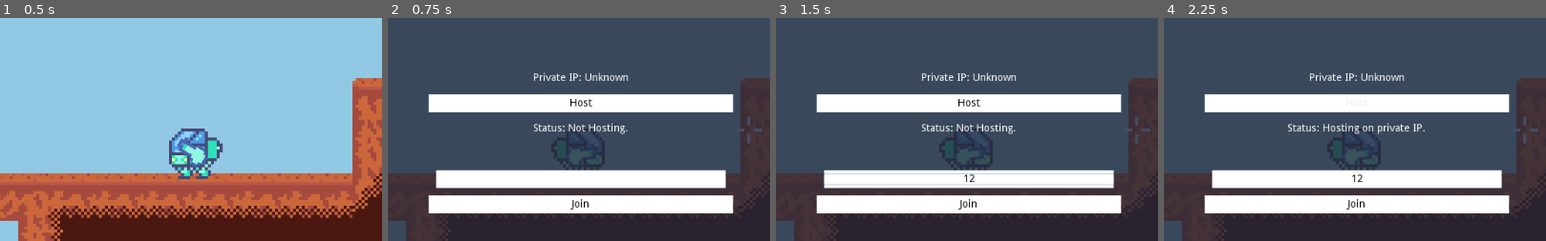
Above: before the commit, frames 1-4 (left to right).
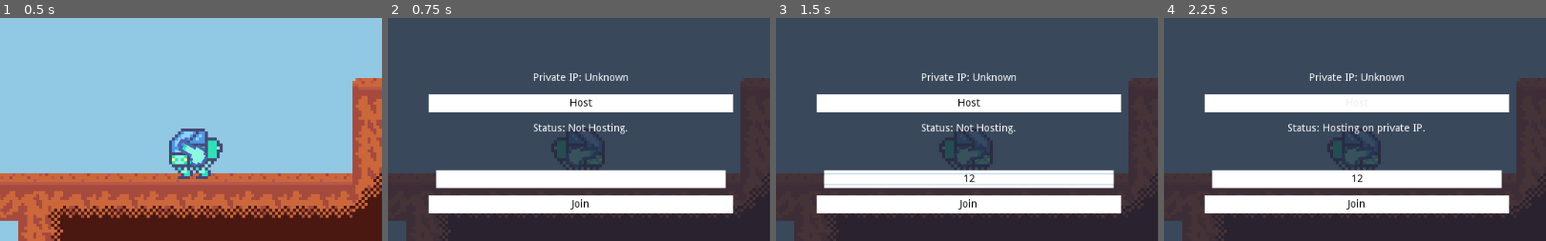
Above: after the commit, the same moments.

Repository: MichaelRRyan/Mecha-Miners
Game: Godot game, scene res://scenes/Gameplay.tscn
Two runs of this game, one before a commit and one after it. Both use one fixed random seed, a clock stepped at 60 frames per second and the inputs below.
Inputs (mouse positions are % of the whole screen's width and height, from its top left):
- Up to frame 1 (0.5 s): no input
- Up to frame 2 (0.75 s): tap Enter at 0.5 s; move the mouse to (72, 45) at 0.52 s; hold D (move_right) from 0.53 s (still down); hold H (toggle_network_panel) from 0.53 s (still down)
- Up to frame 3 (1.5 s): tap W (jump) at 0.77, 0.8, 1.07 s; release D (move_right) at 1.25 s; release H (toggle_network_panel) at 1.25 s; click (50, 56) at 1.27 s; type "12" at 1.35 s
- Up to frame 4 (2.25 s): click "Host" at 2 s
The pictures show only the part of the screen within x 25-75%, y 20-70%; the shares and areas given below are measured in that part.

Frame 1 is identical in both runs. In frame 2, 0.1% of the frame differs, in the area x 92-98%, y 44-57%; in frame 3, 0.1%; in frame 4, 0.1%.

Commit message:
Added basic bullet damage and death on impact with player

Diff:
--- a/project.godot
+++ b/project.godot
@@ -23,17 +23,17 @@
 
 move_left={
 "deadzone": 0.5,
-"events": [ Object(InputEventKey,"resource_local_to_scene":false,"resource_name":"","device":0,"alt":false,"shift":false,"control":false,"meta":false,"command":false,"pressed":false,"scancode":65,"unicode":0,"echo":false,"script":null)
+"events": [ Object(InputEventKey,"resource_local_to_scene":false,"resource_name":"","device":0,"alt":false,"shift":false,"control":false,"meta":false,"command":false,"pressed":false,"scancode":65,"physical_scancode":0,"unicode":0,"echo":false,"script":null)
  ]
 }
 move_right={
 "deadzone": 0.5,
-"events": [ Object(InputEventKey,"resource_local_to_scene":false,"resource_name":"","device":0,"alt":false,"shift":false,"control":false,"meta":false,"command":false,"pressed":false,"scancode":68,"unicode":0,"echo":false,"script":null)
+"events": [ Object(InputEventKey,"resource_local_to_scene":false,"resource_name":"","device":0,"alt":false,"shift":false,"control":false,"meta":false,"command":false,"pressed":false,"scancode":68,"physical_scancode":0,"unicode":0,"echo":false,"script":null)
  ]
 }
 jump={
 "deadzone": 0.5,
-"events": [ Object(InputEventKey,"resource_local_to_scene":false,"resource_name":"","device":0,"alt":false,"shift":false,"control":false,"meta":false,"command":false,"pressed":false,"scancode":87,"unicode":0,"echo":false,"script":null)
+"events": [ Object(InputEventKey,"resource_local_to_scene":false,"resource_name":"","device":0,"alt":false,"shift":false,"control":false,"meta":false,"command":false,"pressed":false,"scancode":87,"physical_scancode":0,"unicode":0,"echo":false,"script":null)
  ]
 }
 shoot={
@@ -43,7 +43,7 @@
 }
 toggle_network_panel={
 "deadzone": 0.5,
-"events": [ Object(InputEventKey,"resource_local_to_scene":false,"resource_name":"","device":0,"alt":false,"shift":false,"control":false,"meta":false,"command":false,"pressed":false,"scancode":72,"unicode":0,"echo":false,"script":null)
+"events": [ Object(InputEventKey,"resource_local_to_scene":false,"resource_name":"","device":0,"alt":false,"shift":false,"control":false,"meta":false,"command":false,"pressed":false,"scancode":72,"physical_scancode":0,"unicode":0,"echo":false,"script":null)
  ]
 }
 
--- a/scenes/Bullet.tscn
+++ b/scenes/Bullet.tscn
@@ -21,3 +21,11 @@
 [node name="CollisionShape2D" type="CollisionShape2D" parent="."]
 rotation = 1.5708
 shape = SubResource( 1 )
+
+[node name="PlayerDetector" type="Area2D" parent="."]
+
+[node name="CollisionShape2D" type="CollisionShape2D" parent="PlayerDetector"]
+rotation = 1.5708
+shape = SubResource( 1 )
+
+[connection signal="body_entered" from="PlayerDetector" to="." method="_on_PlayerDetector_body_entered"]
--- a/scenes/Cursor.tscn
+++ b/scenes/Cursor.tscn
@@ -1,6 +1,6 @@
 [gd_scene load_steps=4 format=2]
 
-[ext_resource path="res://Scripts/Cursor.gd" type="Script" id=1]
+[ext_resource path="res://scripts/Cursor.gd" type="Script" id=1]
 [ext_resource path="res://assets/images/spritesheet.png" type="Texture" id=2]
 
 [sub_resource type="CircleShape2D" id=1]
--- a/scenes/Gameplay.tscn
+++ b/scenes/Gameplay.tscn
@@ -28,5 +28,6 @@
 [node name="GUIManager" parent="." instance=ExtResource( 3 )]
 
 [node name="Cursor" parent="." instance=ExtResource( 6 )]
+pause_mode = 2
 
 [node name="Particles" type="Node2D" parent="." groups=["particle_container"]]
--- a/scenes/Player.tscn
+++ b/scenes/Player.tscn
@@ -28,6 +28,10 @@
 atlas = ExtResource( 1 )
 region = Rect2( 96, 96, 32, 32 )
 
+[sub_resource type="AtlasTexture" id=11]
+atlas = ExtResource( 1 )
+region = Rect2( 64, 64, 32, 32 )
+
 [sub_resource type="AtlasTexture" id=7]
 atlas = ExtResource( 1 )
 region = Rect2( 64, 96, 32, 32 )
@@ -44,10 +48,6 @@
 atlas = ExtResource( 1 )
 region = Rect2( 96, 96, 32, 32 )
 
-[sub_resource type="AtlasTexture" id=11]
-atlas = ExtResource( 1 )
-region = Rect2( 64, 64, 32, 32 )
-
 [sub_resource type="SpriteFrames" id=12]
 animations = [ {
 "frames": [ SubResource( 2 ) ],
@@ -60,18 +60,18 @@
 "name": "walk",
 "speed": 10.0
 }, {
+"frames": [ SubResource( 11 ) ],
+"loop": true,
+"name": "jump",
+"speed": 5.0
+}, {
 "frames": [ SubResource( 7 ), SubResource( 8 ), SubResource( 9 ), SubResource( 10 ) ],
 "loop": true,
 "name": "walk_reversed",
 "speed": 10.0
-}, {
-"frames": [ SubResource( 11 ) ],
-"loop": true,
-"name": "jump",
-"speed": 5.0
 } ]
 
-[node name="Player" type="KinematicBody2D"]
+[node name="Player" type="KinematicBody2D" groups=["player"]]
 script = ExtResource( 2 )
 horizontal_movement/max_speed = 50.0
 horizontal_movement/time_to_max_speed = 0.1
--- a/scripts/Bullet.gd
+++ b/scripts/Bullet.gd
@@ -2,8 +2,12 @@
 
 onready var HitParticleScene = preload("res://scenes/BulletHitParticle.tscn")
 
-export var speed = 250.0
-export var max_distance = 200.0
+export var damage : float = 1.0
+export var speed : float = 250.0
+export var max_distance : float = 200.0
+
+# The peer id to ignore in collisions.
+var ignore_id
 
 var velocity = Vector2.ZERO
 var start_position = Vector2.ZERO
@@ -56,6 +60,17 @@
 
 
 # -----------------------------------------------------------------------------
+func __on_player_impact(player):
+	# If online and the collided player is not the ignored peer id.
+	if Network.is_online and player.get_network_master() != ignore_id:
+		if player.has_method("take_damage"):
+			player.take_damage(damage)
+
+		queue_free()
+		create_hit_particles()
+
+
+# -----------------------------------------------------------------------------
 func create_hit_particles():
 	var containers = get_tree().get_nodes_in_group("particle_container")
 	if containers and not containers.empty():
@@ -66,3 +81,12 @@
 		var impact_direction = -Vector3(cos(global_rotation),
 										sin(global_rotation), 0.0)
 		particle.process_material.direction = impact_direction
+
+
+# -----------------------------------------------------------------------------
+func _on_PlayerDetector_body_entered(body):
+	if body.is_in_group("player"):
+		__on_player_impact(body)
+
+
+# -----------------------------------------------------------------------------
--- a/scripts/BulletManager.gd
+++ b/scripts/BulletManager.gd
@@ -14,13 +14,18 @@
 	bullet.z_index = _z_index
 
 	if Network.is_online:
+		var peer_id
+
 		if not bullet_name:
-			var id = get_tree().get_network_unique_id()
-			bullet_name = str(id) + str(number_of_local_bullets)
+			peer_id = get_tree().get_network_unique_id()
+			bullet_name = str(peer_id) + str(number_of_local_bullets)
 			rpc("create_bullet", _position, _rotation, _z_index, bullet_name)
+		else:
+			peer_id = get_tree().get_rpc_sender_id()
 
 		bullet.set_name(bullet_name)
 		bullet.set_network_master(Network.SERVER_ID)
+		bullet.ignore_id = peer_id
 
 	add_child(bullet)
 
--- a/scripts/Cursor.gd
+++ b/scripts/Cursor.gd
@@ -3,14 +3,34 @@
 export var standard_color : Color = Color(1, 1, 1)
 export var hover_color : Color = Color(1, 0, 0)
 
+
+# -----------------------------------------------------------------------------
 func _ready():
 	Input.set_mouse_mode(Input.MOUSE_MODE_HIDDEN)
 
+
+# -----------------------------------------------------------------------------
 func _process(_delta):
 	position = get_global_mouse_position()
 
+
+# -----------------------------------------------------------------------------
 func _on_Detector_body_entered(_body):
 	modulate = hover_color
 
+
+# -----------------------------------------------------------------------------
 func _on_Detector_body_exited(_body):
 	modulate = standard_color
+
+
+# -----------------------------------------------------------------------------
+# TEMPORARY.
+func _input(event):
+	if event is InputEventKey:
+		if event.is_action_pressed("toggle_network_panel"):
+
+			if visible: Input.set_mouse_mode(Input.MOUSE_MODE_VISIBLE)
+			else: Input.set_mouse_mode(Input.MOUSE_MODE_HIDDEN)
+
+			visible = !visible
--- a/scripts/Player.gd
+++ b/scripts/Player.gd
@@ -1,6 +1,8 @@
 extends KinematicBody2D
 
 tool
+
+export var health : float = 5.0
 
 # -- Configurable Properties --
 var max_speed = 50.0 # Pixels / Second
@@ -222,3 +224,11 @@
 
 
 # -----------------------------------------------------------------------------
+func take_damage(damage):
+	health -= damage
+
+	if health <= 0:
+		queue_free()
+
+
+# -----------------------------------------------------------------------------
Not shown: 2 places in scenes/GUIManager.tscn that only renumber resources
